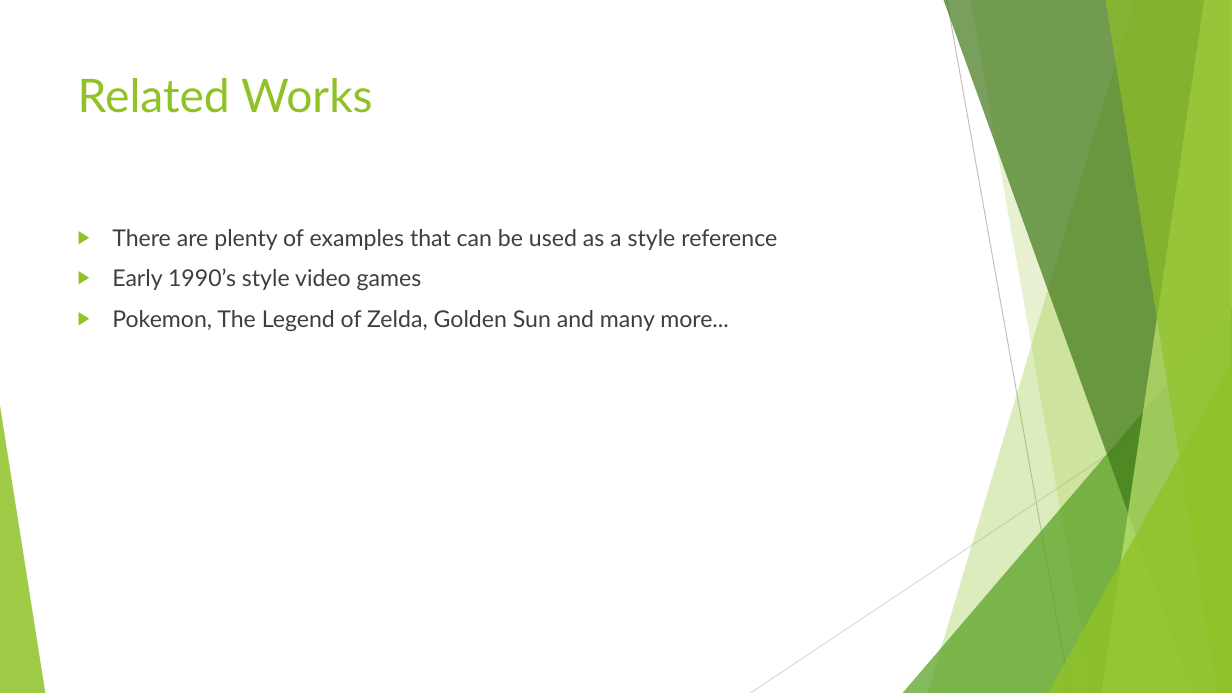
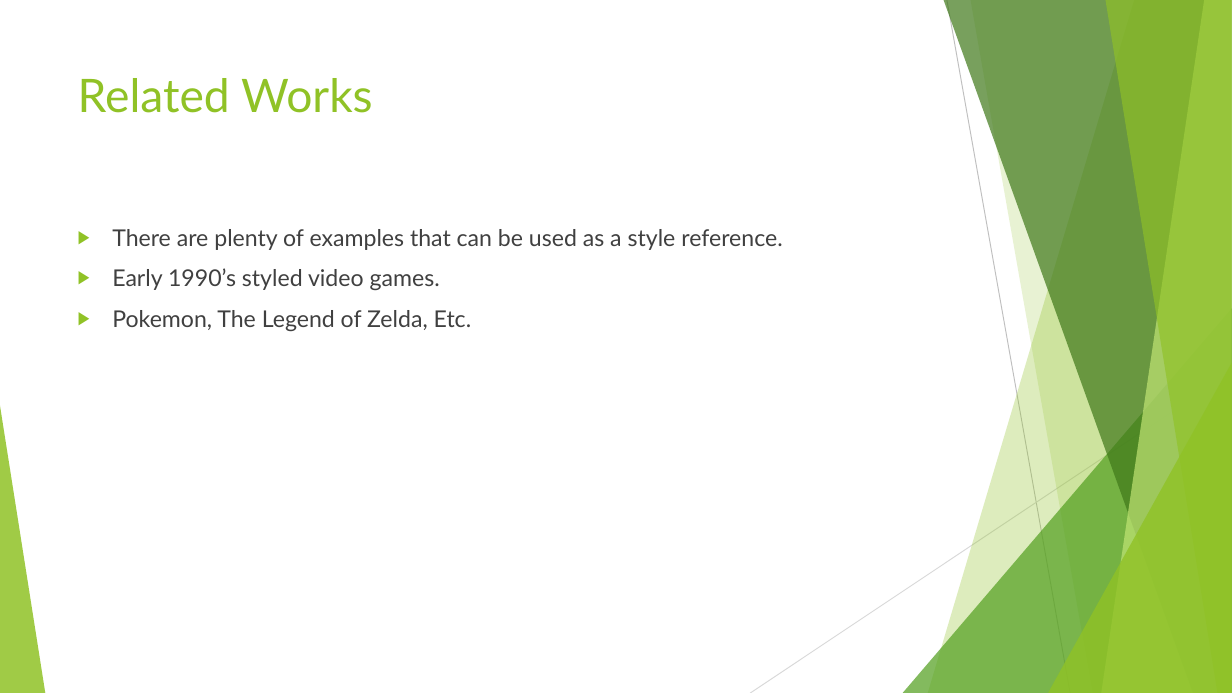
Before and after one commit to hanselrd/bubble-warrior-adventures, a slide deck: slide 4 of powerpoint/Bubble Warrior Adventures.pptx. Drawn at 1232x693 pixels with LibreOffice and Linux fonts; fonts in the diff are those of the drawing. Boxes give left, top, right and bottom in pixels: in the first picture for what was removed or moved away, otherwise in the second. Text is boxed around its words. In the diff, an @@ line names an element or a change of style, - is before the commit and + after.

```diff
--- a/powerpoint/Bubble Warrior Adventures.pptx
+++ b/powerpoint/Bubble Warrior Adventures.pptx
@@ text at (x1=112, y1=229, x2=782, y2=331): text changed; text colour #3F3F3F to #404040 @@
-▶ There are plenty of examples that can be used as a style reference
-▶ Early 1990’s style video games
-▶ Pokemon, The Legend of Zelda, Golden Sun and many more...
+▶ There are plenty of examples that can be used as a style reference.
+▶ Early 1990’s styled video games.
+▶ Pokemon, The Legend of Zelda, Etc.
```
Also in this commit, not shown: 6 other slides changed.
